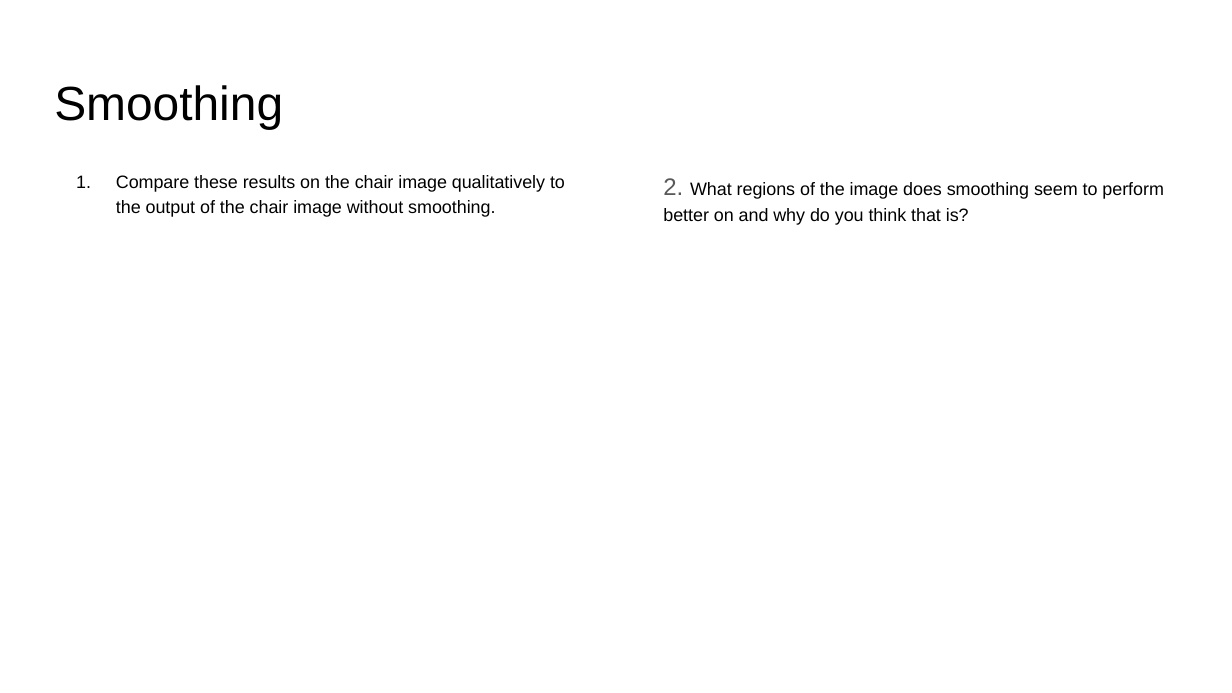
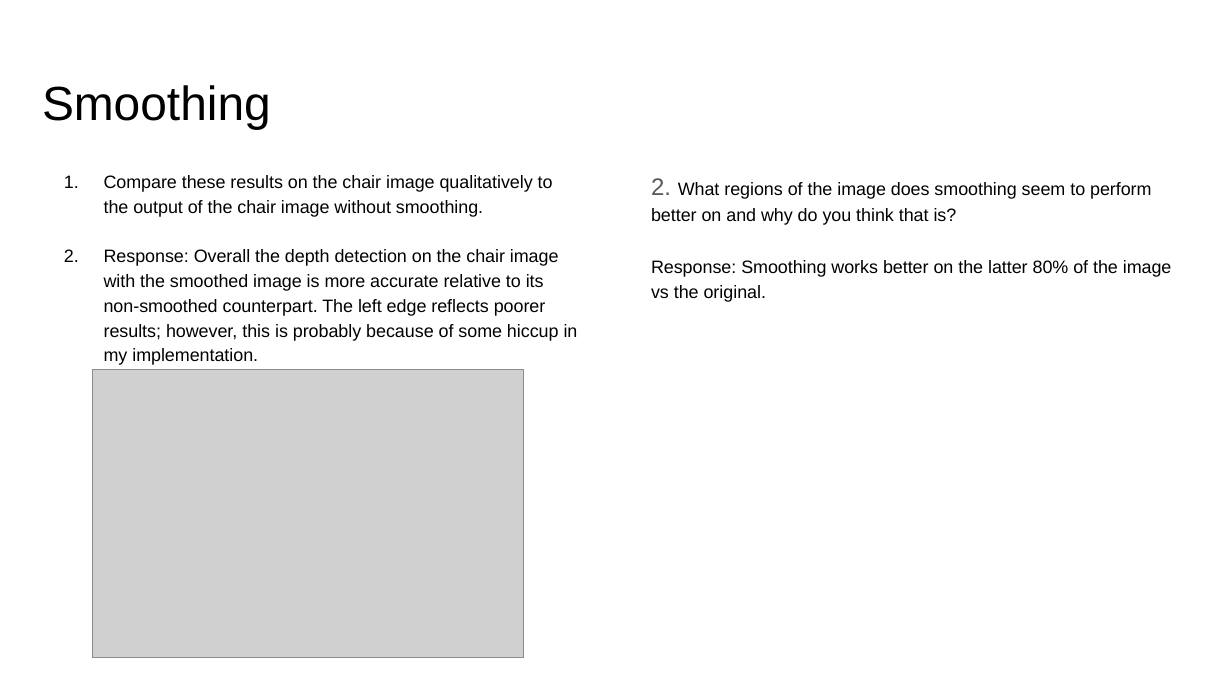
Before and after one commit to CasuallyAlive/Computer_Vision_Projects, a slide deck: slide 9 of src/proj5_6320/proj5_template.pptx. Drawn at 1232x693 pixels with LibreOffice and Linux fonts; fonts in the diff are those of the drawing; grey boxes stand for pictures. Boxes give left, top, right and bottom in pixels: in the first picture for what was removed or moved away, otherwise in the second. Text is boxed around its words. In the diff, an @@ line names an element or a change of style, - is before the commit and + after.

```diff
--- a/src/proj5_6320/proj5_template.pptx
+++ b/src/proj5_6320/proj5_template.pptx
@@ title "Smoothing": place and size @@
-title "Smoothing" at (54, 85, 283, 129)
+title "Smoothing" at (42, 85, 271, 129)
@@ text at (104, 249, 578, 365): paragraph added @@
+2. Response: Overall the depth detection on the chair image with the smoothed image is more accurate relative to its non-smoothed counterpart. The left edge reflects poorer results; however, this is probably because of some hiccup in my implementation.
@@ text at (651, 260, 1172, 302): paragraph added @@
+Response: Smoothing works better on the latter 80% of the image vs the original.
@@ picture added at (92, 370, 524, 658) @@
```
Also in this commit, not shown: 9 other slides changed, 1 slide added, 1 slide removed, 9 other files.
